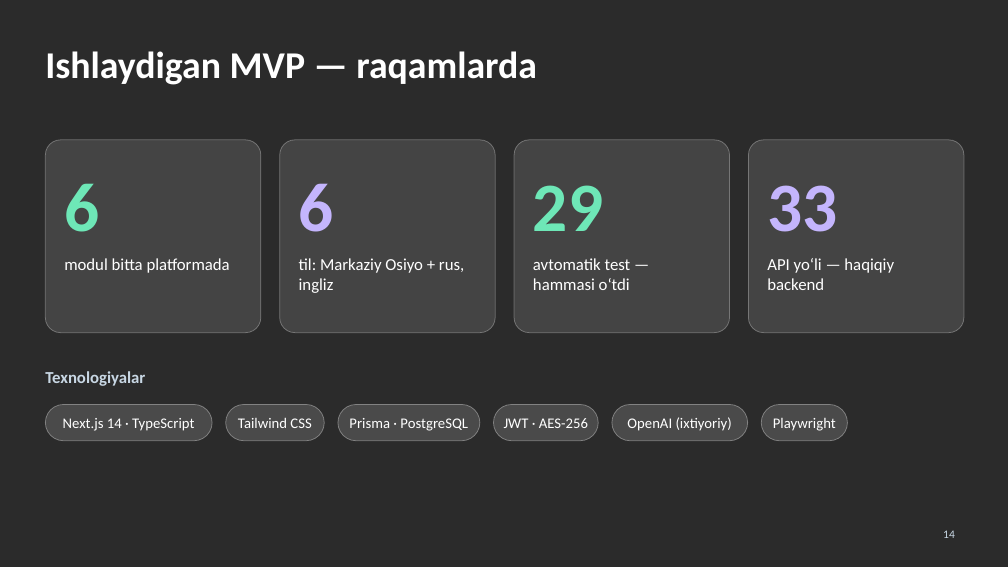
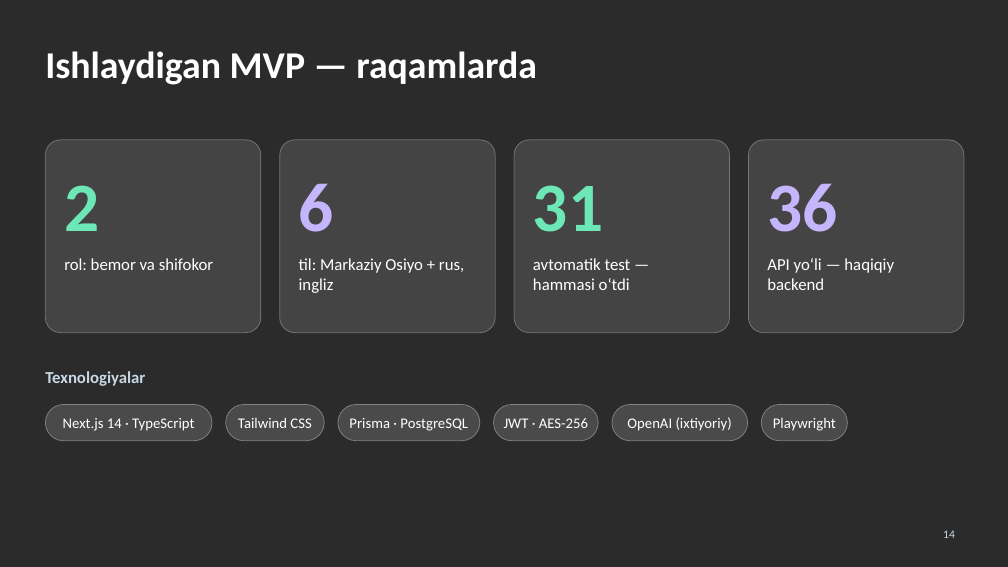
Before and after one commit to umarxon-008/umarxon-008, a slide deck: slide 14 of NeuraMed/taqdimot/NeuraMed-taqdimot.pptx. Drawn at 1008x567 pixels with LibreOffice and Linux fonts; fonts in the diff are those of the drawing; background and template pictures are left out; a plain dark background stands for a picture behind light text. Boxes give left, top, right and bottom in pixels: in the first picture for what was removed or moved away, otherwise in the second. Text is boxed around its words. In the diff, an @@ line names an element or a change of style, - is before the commit and + after.

```diff
--- a/NeuraMed/taqdimot/NeuraMed-taqdimot.pptx
+++ b/NeuraMed/taqdimot/NeuraMed-taqdimot.pptx
@@ text at bbox=[64, 185, 99, 231]: text changed @@
-6
+2
@@ text at bbox=[533, 185, 603, 232]: text changed @@
-29
+31
@@ text at bbox=[767, 183, 837, 232]: text changed @@
-33
+36
@@ text at bbox=[64, 258, 213, 270]: text changed @@
-modul bitta platformada
+rol: bemor va shifokor
```
Also in this commit, not shown: 12 other slides changed, 1 slide added, 1 slide removed.
